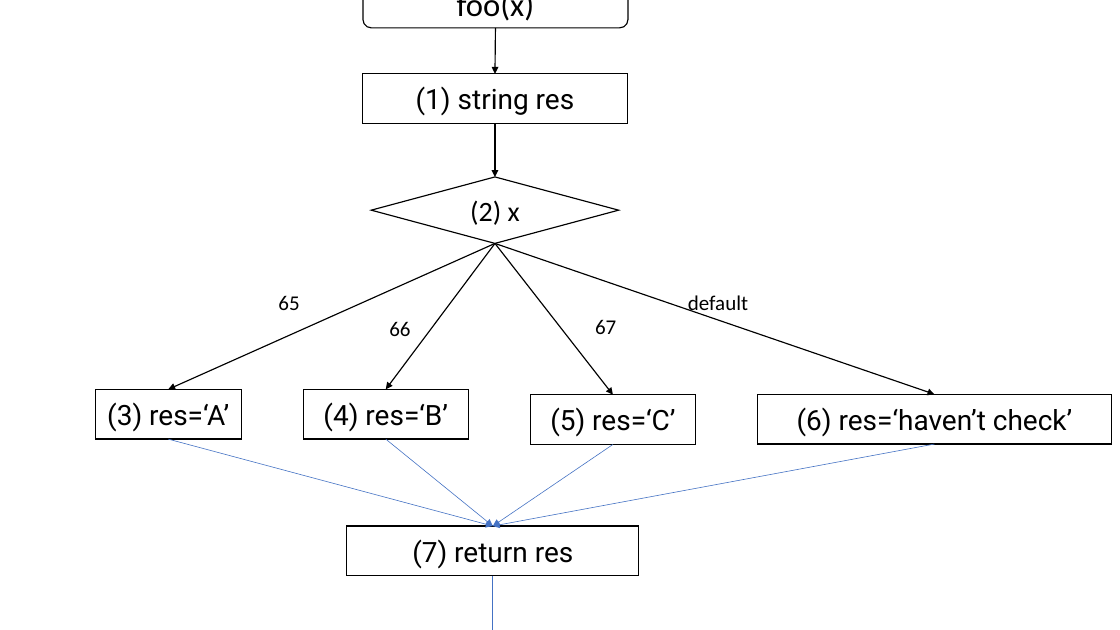
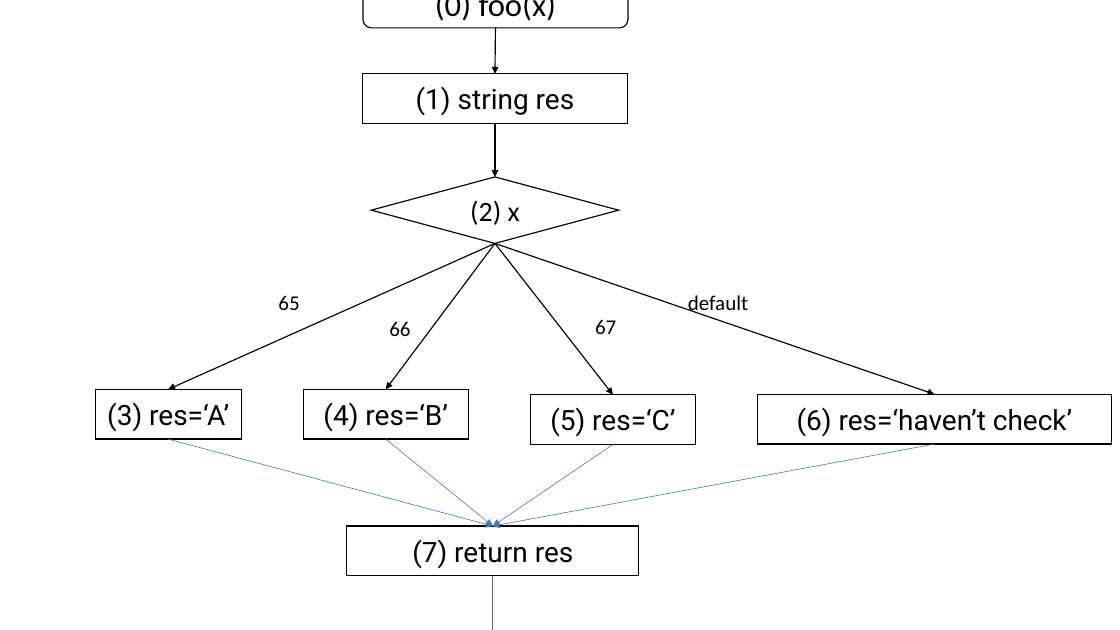
Before and after one commit to nmhienbn/TestingAndQA, a slide deck: slide 3 of Week4/CTF.pptx (slide 4 before the commit). Drawn at 1120x630 pixels with LibreOffice and Linux fonts; fonts in the diff are those of the drawing. Boxes give left, top, right and bottom in pixels: in the first picture for what was removed or moved away, otherwise in the second. Text is boxed around its words. In the diff, an @@ line names an element or a change of style, - is before the commit and + after.

```diff
--- a/Week4/CTF.pptx
+++ b/Week4/CTF.pptx
@@ text in rounded rectangle at (435, 0, 557, 21): text changed @@
-foo(x)
+(0) foo(x)
```
Also in this commit, not shown: 1 other slide changed, 1 slide added, 1 slide removed, 7 other files.
